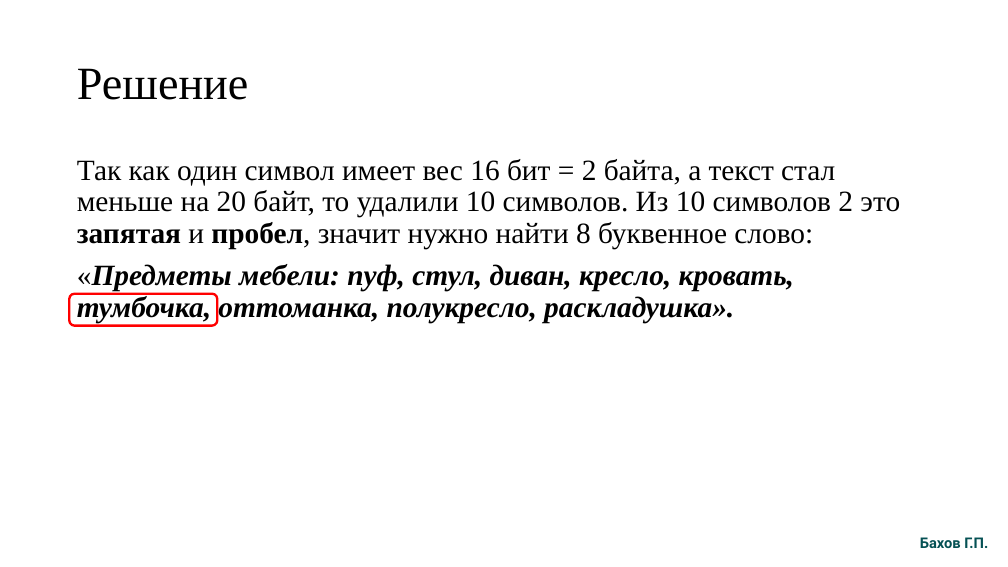
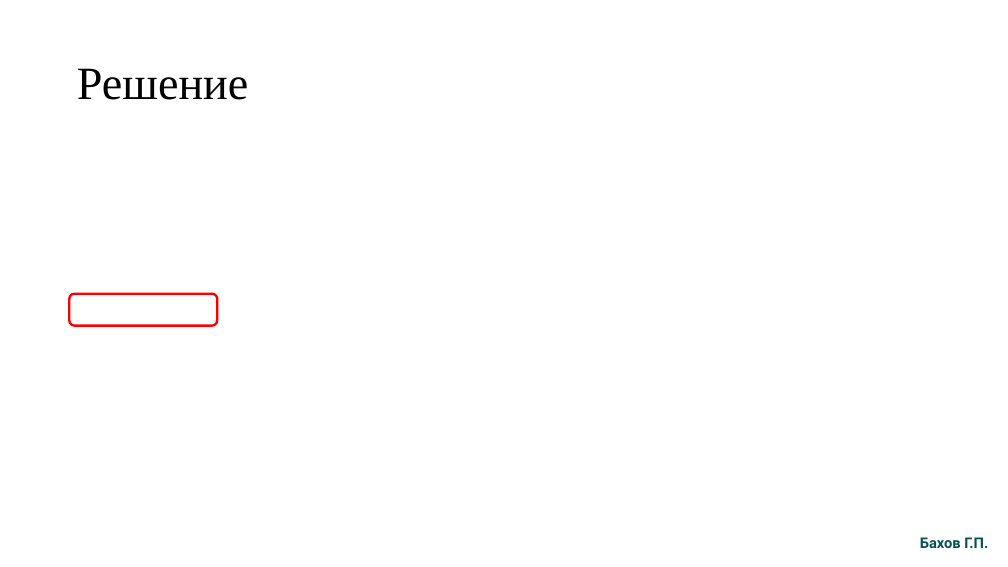
Before and after one commit to Grigoriy1988/OGE-2025-2026, a slide deck: slide 2 of 01/Задача №1.pptx. Drawn at 1008x567 pixels with LibreOffice and Linux fonts; fonts in the diff are those of the drawing; grey boxes stand for pictures. Boxes give left, top, right and bottom in pixels: in the first picture for what was removed or moved away, otherwise in the second. Text is boxed around its words. In the diff, an @@ line names an element or a change of style, - is before the commit and + after.

```diff
--- a/01/Задача №1.pptx
+++ b/01/Задача №1.pptx
@@ text removed at bbox=[77, 159, 900, 323] @@
-Так как один символ имеет вес 16 бит = 2 байта, а текст стал меньше на 20 байт, то удалили 10 символов. Из 10 символов 2 это запятая и пробел, значит нужно найти 8 буквенное слово:
-«Предметы мебели: пуф, стул, диван, кресло, кровать, тумбочка, оттоманка, полукресло, раскладушка».
```
Also in this commit, not shown: 1 other slide changed, 1 slide removed, 1 other file.
